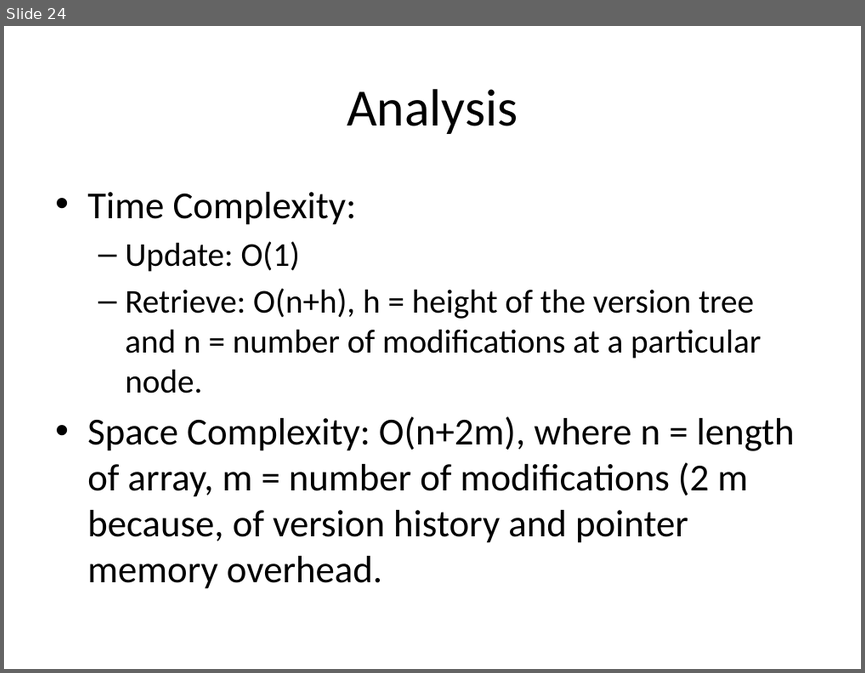
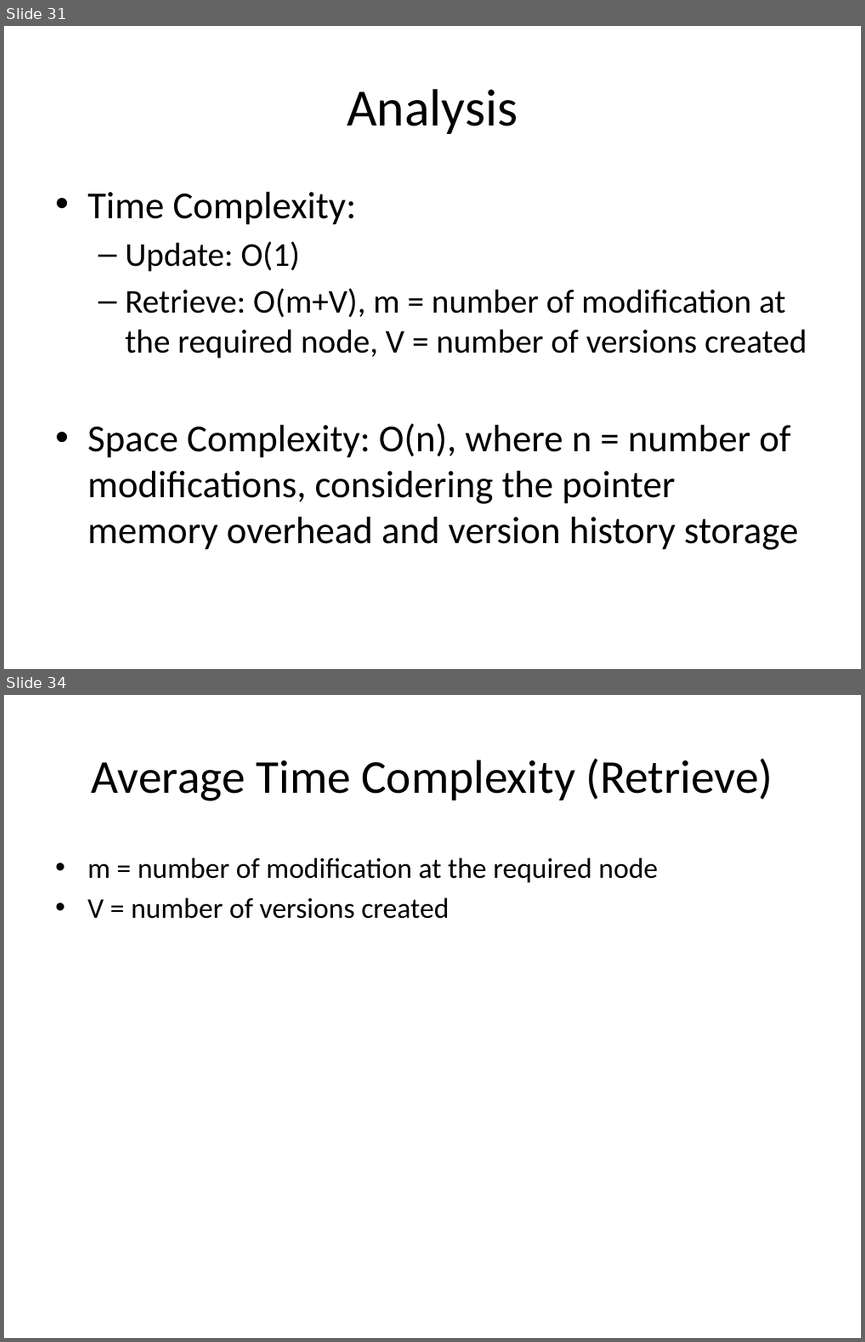
Before and after one commit to SirArthur7/PersistantDataStructure, a slide deck: Kanko/Persistent Array.pptx. Shown one above the other, each under a label of ours: slide 24 before the commit, slides 31 and 34 after it; the slides between them are not shown. The pictures are 865x673 and 865x1342 pixels, drawn with LibreOffice and Linux fonts; fonts in the diff are those of the drawing. Boxes give left, top, right and bottom in pixels: in the first picture for what was removed or moved away, otherwise in the second. Text is boxed around its words. In the diff, an @@ line names an element or a change of style, - is before the commit and + after.

```diff
--- a/Kanko/Persistent Array.pptx
+++ b/Kanko/Persistent Array.pptx
@@ slide 34 added at bbox=[4, 695, 861, 1338], background #FFFFFF @@
@@ title added at bbox=[92, 758, 773, 801], 39.6 pt, text #000000 @@
+Average Time Complexity (Retrieve)
@@ text added at bbox=[87, 857, 658, 919], 24 pt, text #000000 @@
+• m = number of modification at the required node
+• V = number of versions created
@@ what was slide 24 is now slide 31 @@
@@ slide 31 changed as well @@
@@ text at bbox=[87, 288, 806, 550]: text changed @@
-  – Retrieve: O(n+h), h = height of the version tree and n = number of modifications at a particular node.
-• Space Complexity: O(n+2m), where n = length of array, m = number of modifications (2 m because, of version history and pointer memory overhead.
+  – Retrieve: O(m+V), m = number of modification at the required node, V = number of versions created
+• Space Complexity: O(n), where n = number of modifications, considering the pointer memory overhead and version history storage
```
Also in this commit, not shown: 11 other slides changed, 11 other slides added, 2 slides removed, 16 other files.
